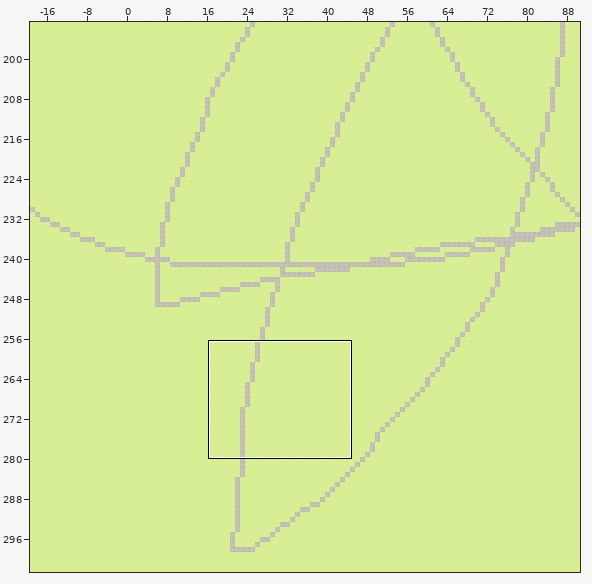
Two states of a Tiled map, assets/tilemaps/mmorpg.tmx. Above: a wide view before the commit, with the close-up outlined.
Close-up. Before the edit:
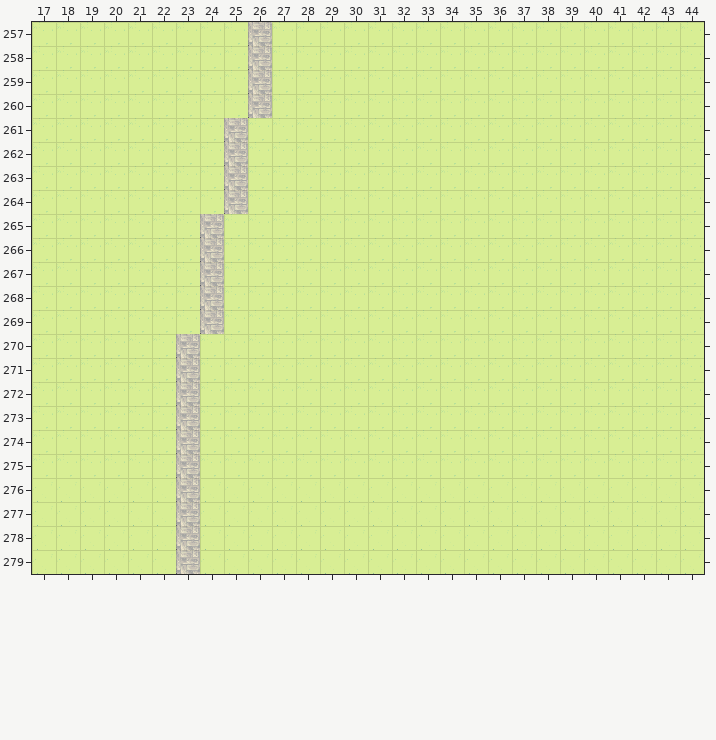
Cells are 32x32 px. Shown: x 17..44, y 257..279. The commit also changed other parts of the map, which this record leaves out. The old version is drawn lined up with the new one.
New version:
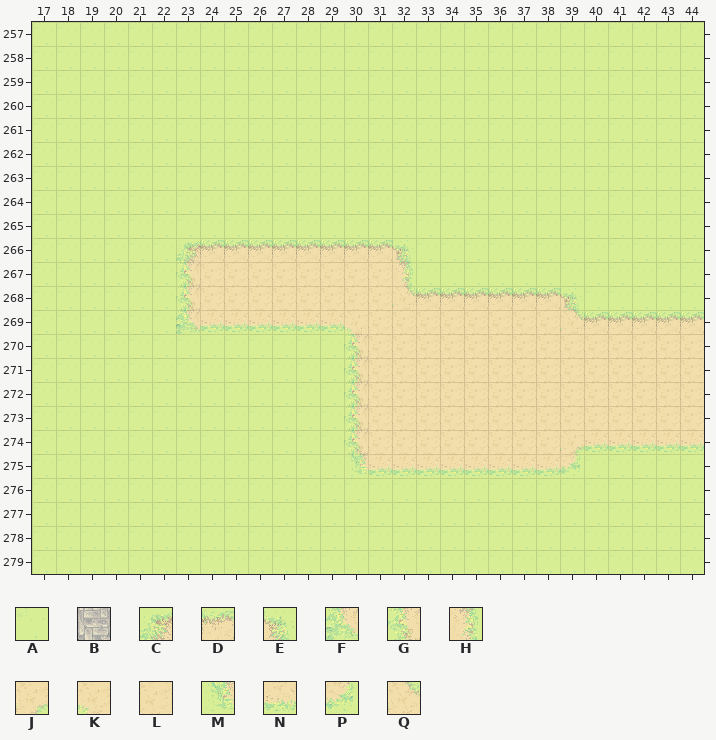
Key: from "tileset": A 43, B 67, C 90, D 91, E 92, F 93, G 111, H 113, J 114, K 115, L 128, M 132, N 133, P 134, Q 135.
_ is an empty cell.
Change:
map size 560x350 -> 400x300 cells (old content now starts at -60,-7; both pictures use the new coordinates)
Layer "ground":
The edit turns tile B into tile A in rows 257 to 260 at x 26; in rows 261 to 264 at x 25; in row 265 at x 24; in rows 270 to 279 at x 23.
The edit turns tile A into tile C in row 266 at x 23.
The edit turns tile A into tile D in row 266 at x 25 to 31; in row 268 at x 33 to 38; in row 269 at x 40 to 44.
The edit turns tile B into tile D in row 266 at x 24.
The edit turns tile A into tile E in row 266 at x 32; in row 268 at x 39.
The edit turns tile A into tile F in row 269 at x 23.
The edit turns tile A into tile G in rows 267 to 268 at x 23; in rows 270 to 274 at x 30.
The edit turns tile A into tile H in row 267 at x 32.
The edit turns tile A into tile J in row 274 at x 39.
The edit turns tile A into tile K in row 269 at x 30.
The edit turns tile A into tile L in rows 267 to 268 at x 25 to 31; in row 269 at x 31 to 38; in rows 270 to 273 at x 31 to 44; in row 274 at x 31 to 38.
The edit turns tile B into tile L in rows 267 to 268 at x 24.
The edit turns tile A into tile M in row 275 at x 30.
The edit turns tile A into tile N in row 269 at x 25 to 29; in row 274 at x 40 to 44; in row 275 at x 31 to 38.
The edit turns tile B into tile N in row 269 at x 24.
The edit turns tile A into tile P in row 275 at x 39.
The edit turns tile A into tile Q in row 268 at x 32; in row 269 at x 39.
Boxes around the changes in both close-ups, in picture pixels (x1, y1, x2, y2):
changed: (176, 22, 704, 574)
